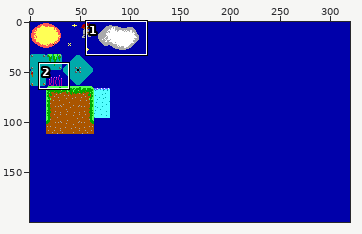
Two versions of one pixel-art file, images/tiles.ase. Above: a wide view before the commit, with the close-up outlined.
Close-up. First the earlier version:
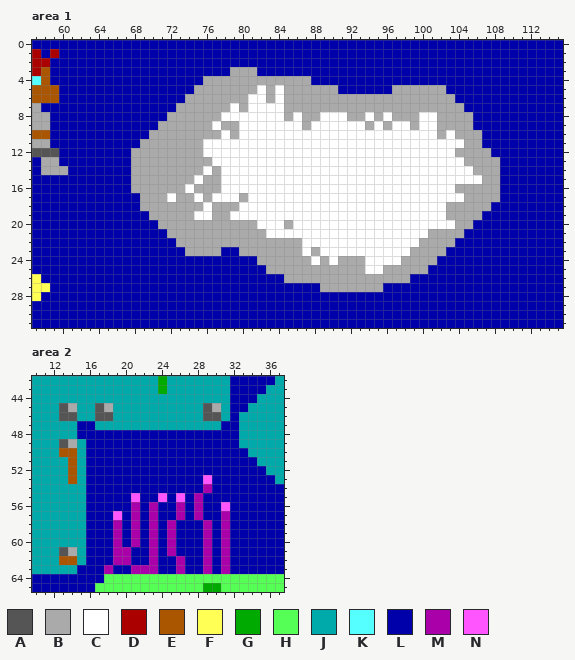
320x200 pixels, 1 frame. Shown: area 1: x 57..115, y 0..31; area 2: x 10..37, y 42..65.
Visible layers, top first: "Layer 1", "Guy", "Bg".
Palette (. is transparent): A #555555  B #aaaaaa  C #ffffff  D #aa0000  E #aa5500  F #ffff55  G #00aa00  H #55ff55  J #00aaaa  K #55ffff  L #0000aa  M #aa00aa  N #ff55ff
Pixels before, area 1, first column x 57:
 0 LLLLLLLLLLLLLLLLLLLLLLLLLLLLLLLLLLLLLLLLLLLLLLLLLLLLLLLLLLL
 1 DLDLLLLLLLLLLLLLLLLLLLLLLLLLLLLLLLLLLLLLLLLLLLLLLLLLLLLLLLL
 2 DDLLLLLLLLLLLLLLLLLLLLLLLLLLLLLLLLLLLLLLLLLLLLLLLLLLLLLLLLL
 3 DELLLLLLLLLLLLLLLLLLLLBBBLLLLLLLLLLLLLLLLLLLLLLLLLLLLLLLLLL
 4 KELLLLLLLLLLLLLLLLLBBBBBBBBBBBBLLLLLLLLLLLLLLLLLLLLLLLLLLLL
 5 EEELLLLLLLLLLLLLLLBBBBBBBCBCBBBBBBLLLLLLBBBBBBLLLLLLLLLLLLL
 6 EEELLLLLLLLLLLLLLBBBBBBBCCBCBBBBBBBBBBBBBBBBBBBLLLLLLLLLLLL
 7 BLLLLLLLLLLLLLLLBBBBBBCBCCCCBBBBBBBBBBBBBBBBBBBBLLLLLLLLLLL
 8 BBLLLLLLLLLLLLLBBBBBBCCCCCCCBCBBCCCBBCBCBBBCCBBBBLLLLLLLLLL
 9 BBLLLLLLLLLLLLBBBBBBCBBCCCCCCCBCCCCCCBCBCCBCCBBBBLLLLLLLLLL
10 EELLLLLLLLLLLBBBBBBBBCBCCCCCCCCCCCCCCCCCCCCCCBCBBBLLLLLLLLL
11 BBLLLLLLLLLLBBBBBBBCCCCCCCCCCCCCCCCCCCCCCCCCCCCCBBLLLLLLLLL
12 AAALLLLLLLLBBBBBBBBCCCCCCCCCCCCCCCCCCCCCCCCCCCCBBBBLLLLLLLL
13 LBBLLLLLLLLBBBBBBBBBCCCCCCCCCCCCCCCCCCCCCCCCCCCCBBBBLLLLLLL
14 LBBBLLLLLLLBBBBBBBBCBCCCCCCCCCCCCCCCCCCCCCCCCCCCCBBBLLLLLLL
15 LLLLLLLLLLLBBBBBBBCBBCCCCCCCCCCCCCCCCCCCCCCCCCCCCCBBLLLLLLL
16 LLLLLLLLLLLBBBBBBCBBBCCCCCCCCCCCCCCCCCCCCCCCCCCBBBBBLLLLLLL
17 LLLLLLLLLLLLBBBCBBCBCCCBCCCCCCCCCCCCCCCCCCCCCCCCBBBBLLLLLLL
18 LLLLLLLLLLLLBBBBBBBCBBBCCCCCCCCCCCCCCCCCCCCCCCBBBBBLLLLLLLL
19 LLLLLLLLLLLLLBBBBBCCBBCCCCCCCCCCCCCCCCCCCCCCCCBBBBLLLLLLLLL
20 LLLLLLLLLLLLLLBBBBBBBBBBBCCCBCCCCCCCCCCCCCCCCCCBBLLLLLLLLLL
21 LLLLLLLLLLLLLLLBBBBBBBBBBBCCCCCCCCCCCCCCCCCCBBBBLLLLLLLLLLL
22 LLLLLLLLLLLLLLLLBBBBBBBBBBBBBBCCCCCCCCCCCCCBBBBLLLLLLLLLLLL
23 LLLLLLLLLLLLLLLLLBBBBLLBBBBBBBCBCCCCCCCCCCBBBBLLLLLLLLLLLLL
24 LLLLLLLLLLLLLLLLLLLLLLLLLBBBBBBCBCBBBCCCCBBBBLLLLLLLLLLLLLL
25 LLLLLLLLLLLLLLLLLLLLLLLLLLBBBBBBBBBBBCCBBBBBLLLLLLLLLLLLLLL
26 FLLLLLLLLLLLLLLLLLLLLLLLLLLLBBBBBBBBBBBBBBLLLLLLLLLLLLLLLLL
27 FFLLLLLLLLLLLLLLLLLLLLLLLLLLLLLLBBBBBBBLLLLLLLLLLLLLLLLLLLL
28 FLLLLLLLLLLLLLLLLLLLLLLLLLLLLLLLLLLLLLLLLLLLLLLLLLLLLLLLLLL
29 LLLLLLLLLLLLLLLLLLLLLLLLLLLLLLLLLLLLLLLLLLLLLLLLLLLLLLLLLLL
30 LLLLLLLLLLLLLLLLLLLLLLLLLLLLLLLLLLLLLLLLLLLLLLLLLLLLLLLLLLL
31 LLLLLLLLLLLLLLLLLLLLLLLLLLLLLLLLLLLLLLLLLLLLLLLLLLLLLLLLLLL
Pixels before, area 2, first column x 10:
42 JJJJJJJJJJJJJJGJJJJJJJLLLLLJ
43 JJJJJJJJJJJJJJGJJJJJJJLLLLJJ
44 JJJJJJJJJJJJJJJJJJJJJJLLLJJJ
45 JJJABJJABJJJJJJJJJJABJLLJJJJ
46 JJJAAJJAAJJJJJJJJJJAAJLJJJJJ
47 JJJJJLLJJJJJJJJJJJJJJLLJJJJJ
48 JJJJJLLLLLLLLLLLLLLLLLLJJJJJ
49 JJJABJLLLLLLLLLLLLLLLLLJJJJJ
50 JJJEEJLLLLLLLLLLLLLLLLLLJJJJ
51 JJJJEJLLLLLLLLLLLLLLLLLLLJJJ
52 JJJJEJLLLLLLLLLLLLLLLLLLLLJJ
53 JJJJEJLLLLLLLLLLLLLNLLLLLLLJ
54 JJJJJJLLLLLLLLLLLLLMLLLLLLLL
55 JJJJJJLLLLLNLLNLNLMLLLLLLLLL
56 JJJJJJLLLLLMLMLLMLMLLNLLLLLL
57 JJJJJJLLLNLMLMLLMLMLLMLLLLLL
58 JJJJJJLLLMLMLMLMLLLMLMLLLLLL
59 JJJJJJLLLMLMLMLMLLLMLMLLLLLL
60 JJJJJJLLLMLMLMLMLLLMLMLLLLLL
61 JJJABJLLLMMLLMLMLLLMLMLLLLLL
62 JJJEEJLLLMMLLMLLMLLMLMLLLLLL
63 JJJJJLLLMLLMMMLLMLLMLMLLLLLL
64 LLLLLLLLHHHHHHHHHHHHHHHHHHHH
65 LLLLLLLHHHHHHHHHHHHGGHHHHHHH
And afterwards:
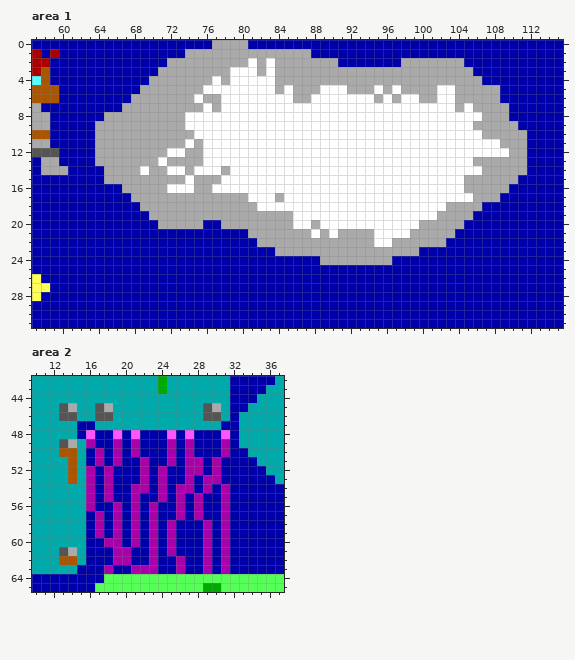
Difference:
Area 1, layer "Layer 1":
y 0: x 77..80 LLLL -> BBBB
y 1: x 74..87 LLLLLLLLLLLLLL -> BBBBBBBBBBBBBB
y 2: x 72..90 LLLLLLLLLLLLLLLLLLL -> BBBBBBBBBCBCBBBBBBB; x 98..104 LLLLLLL -> BBBBBBB
y 3: x 71..105 LLLLLLLLBBBLLLLLLLLLLLLLLLLLLLLLLLL -> BBBBBBBBCCCBCBBBBBBBBBBBBBBBBBBBBBB
y 4: x 70..75 LLLLLL -> BBBBBB; x 77 B -> C; x 79..83 BBBBB -> CCCCC; x 88..106 LLLLLLLLLLLLLLLLLLL -> BBBBBBBBBBBBBBBBBBB
y 5: x 69..74 LLLLLL -> BBBBBB; x 76..81 BBBBBB -> CCCCCC; x 83..85 BCB -> CBC; x 89..97 BBLLLLLLB -> CCCBBBCBC; x 102..108 BLLLLLL -> CCBBBBB
y 6: x 68..73 LLLLLL -> BBBBBB; x 75 B -> C; x 78..80 BBB -> CCC; x 83 B -> C; x 85 B -> C; x 88..94 BBBBBBB -> CCCCCCC; x 96 B -> C; x 98..99 BB -> CC; x 102..108 BBLLLLL -> CCBBBBB
y 7: x 67..72 LLLLLL -> BBBBBB; x 76 B -> C; x 78 B -> C; x 80 B -> C; x 85..103 BBBBBBBBBBBBBBBBBBB -> CCCCCCCCCCCCCCCCCCC; x 105..109 LLLLL -> CBBBB
y 8: x 65..71 LLLLLLL -> BBBBBBB; x 74..77 BBBB -> CCCC; x 85 B -> C; x 87..88 BB -> CC; x 92..93 BB -> CC; x 95 B -> C; x 97..99 BBB -> CCC; x 102..109 BBBBLLLL -> CCCCCBBB
y 9: x 64..70 LLLLLLL -> BBBBBBB; x 74..76 BBB -> CCC; x 78..79 BB -> CC; x 87 B -> C; x 94 B -> C; x 96 B -> C; x 99 B -> C; x 102..110 BBBBLLLLL -> CCCCBBBBB
y 10: x 64..69 LLLLLL -> BBBBBB; x 75..77 BBB -> CCC; x 79 B -> C; x 102 B -> C; x 104..111 BBBLLLLL -> CCCBBBBB
y 11: x 64..68 LLLLL -> BBBBB; x 74 B -> C; x 105..111 BBLLLLL -> CCCCBBB
y 12: x 64..67 LLLL -> BBBB; x 72..73 BB -> CC; x 104..111 BBBBLLLL -> CCCCCCBB
y 13: x 64..67 LLLL -> BBBB; x 71 B -> C; x 76 B -> C; x 105 B -> C; x 109..111 LLL -> BBB
y 14: x 65..67 LLL -> BBB; x 69 B -> C; x 72..73 BB -> CC; x 75 B -> C; x 77..78 BC -> CB; x 106 B -> C; x 109..111 LLL -> BBB
y 15: x 65..67 LLL -> BBB; x 74..75 BC -> CB; x 105..106 CC -> BB; x 109..110 LL -> BB
y 16: x 67 L -> B; x 72..73 BB -> CC; x 77 B -> C; x 104 B -> C; x 109 L -> B
y 17: x 68 L -> B; x 72 C -> B; x 75 C -> B; x 77..79 CCC -> BBB; x 84 C -> B; x 105 B -> C
y 18: x 76 C -> B; x 80..81 CC -> BB; x 107 B -> L
y 19: x 75..76 CC -> BB; x 79..85 CCCCCCC -> BBBBBBB; x 102 C -> B; x 106 B -> L
y 20: x 76..77 BB -> LL; x 82..84 CCC -> BBB; x 88 C -> B; x 100..103 CCCC -> BBBB; x 105 B -> L
y 21: x 72..80 BBBBBBBBB -> LLLLLLLLL; x 83..87 CCCCC -> BBBBB; x 89 C -> B; x 91..94 CCCC -> BBBB; x 99..100 CC -> BB; x 104 B -> L
y 22: x 73..81 BBBBBBBBB -> LLLLLLLLL; x 87..94 CCCCCCCC -> BBBBBBBB; x 97..99 CCC -> BBB; x 103 B -> L
y 23: x 74..77 BBBB -> LLLL; x 80..83 BBBB -> LLLL; x 87 C -> B; x 89..98 CCCCCCCCCC -> BBBBBBBBBB; x 100..102 BBB -> LLL
y 24: x 82..88 BBBBBBC -> LLLLLLL; x 90 C -> B; x 94..101 CCCCBBBB -> BBBLLLLL
y 25: x 83..100 BBBBBBBBBBBCCBBBBB -> LLLLLLLLLLLLLLLLLL
y 26: x 85..98 BBBBBBBBBBBBBB -> LLLLLLLLLLLLLL
y 27: x 89..95 BBBBBBB -> LLLLLLL
Area 2, layer "Layer 1":
y 48: x 16 L -> N; x 19 L -> N; x 21 L -> N; x 25 L -> N; x 27 L -> N; x 31 L -> N
y 49: x 16 L -> M; x 19 L -> M; x 21 L -> M; x 25 L -> M; x 27 L -> M; x 31 L -> M
y 50: x 17 L -> M; x 19 L -> M; x 21 L -> M; x 25 L -> M; x 27 L -> M; x 31 L -> M
y 51: x 17 L -> M; x 19 L -> M; x 22 L -> M; x 25 L -> M; x 27..28 LL -> MM; x 30 L -> M
y 52: x 16 L -> M; x 18 L -> M; x 22 L -> M; x 24 L -> M; x 27..28 LL -> MM; x 30 L -> M
y 53: x 16 L -> M; x 18 L -> M; x 22 L -> M; x 24 L -> M; x 27 L -> M; x 29..30 NL -> MM
y 54: x 16 L -> M; x 18 L -> M; x 21..22 LL -> MM; x 24 L -> M; x 26..27 LL -> MM; x 31 L -> M
y 55: x 16 L -> M; x 18 L -> M; x 21 N -> M; x 24 N -> M; x 26 N -> M; x 31 L -> M
y 56: x 16 L -> M; x 19 L -> M; x 31 N -> M
y 57: x 17 L -> M; x 19 N -> M
y 58..59: x 17 L -> M
y 60: x 18 L -> M
Boxes around the changes in both close-ups, in picture pixels (x1, y1, x2, y2):
changed: (95, 40, 527, 292)
changed: (86, 430, 230, 547)
